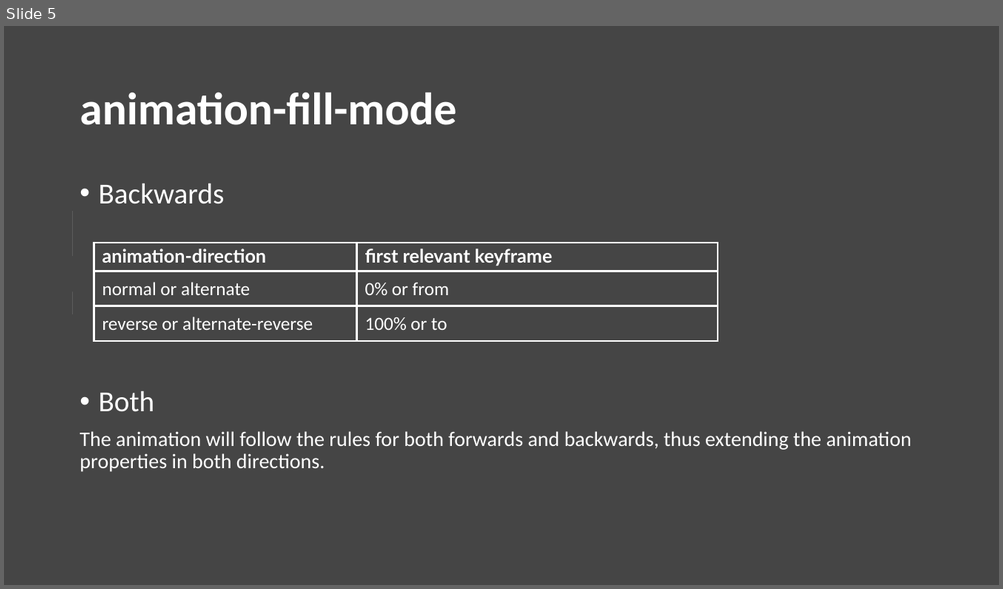
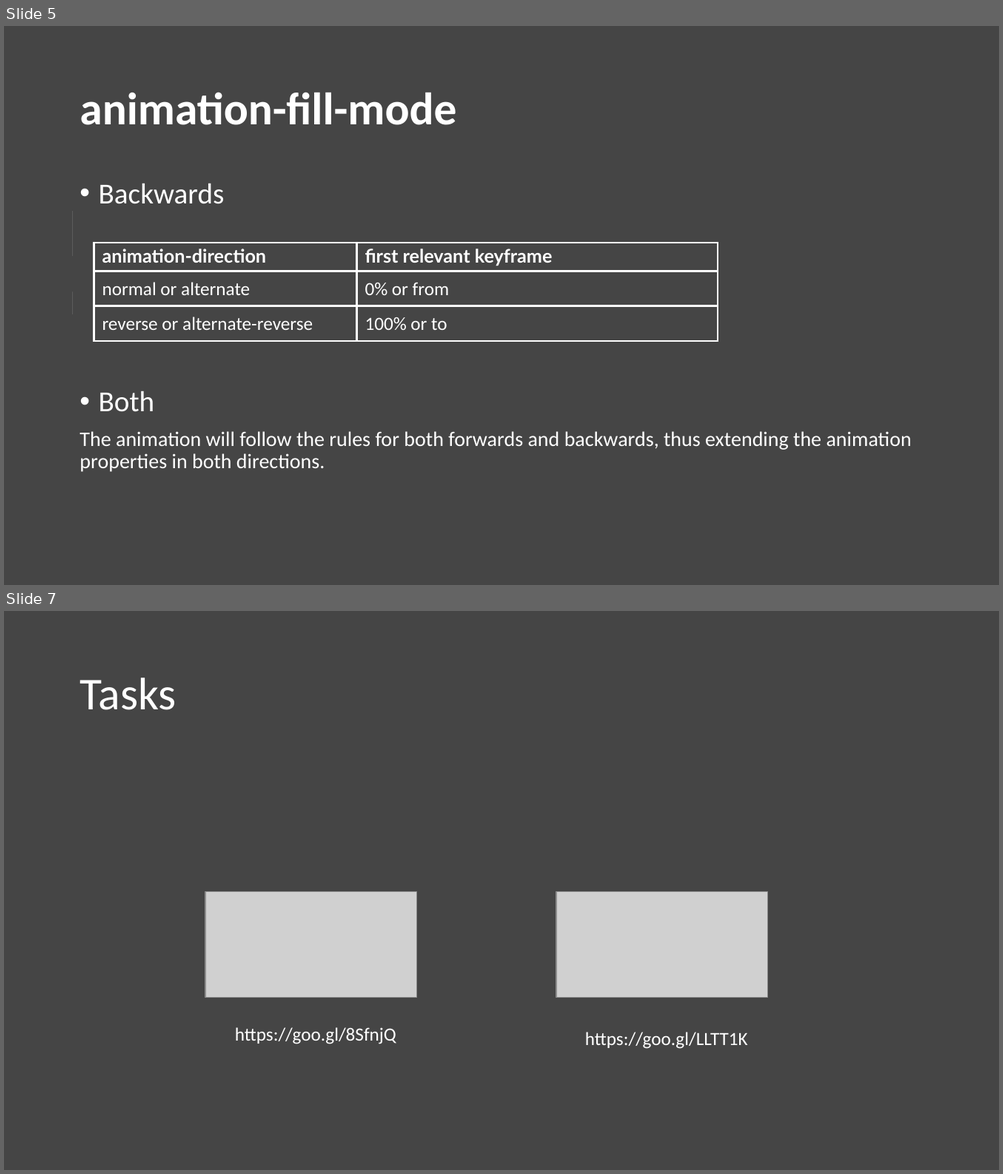
Before and after one commit to Abdelrahman3D/Baianat-training, a slide deck: session__04/advanced/session__04.pptx. Shown one above the other, each under a label of ours: slide 5 before the commit, slides 5 and 7 after it; the slides between them are not shown. The pictures are 1003x589 and 1003x1174 pixels, drawn with LibreOffice and Linux fonts; fonts in the diff are those of the drawing; grey boxes stand for pictures. Boxes give left, top, right and bottom in pixels: in the first picture for what was removed or moved away, otherwise in the second. Text is boxed around its words. In the diff, an @@ line names an element or a change of style, - is before the commit and + after.

```diff
--- a/session__04/advanced/session__04.pptx
+++ b/session__04/advanced/session__04.pptx
@@ slide 7 added at <box>4,611,999,1170</box>, background #454545 @@
@@ title added at <box>79,678,176,710</box>, 44 pt, text #FFFFFF @@
+Tasks
@@ picture added at <box>205,892,417,998</box> @@
@@ picture added at <box>556,892,767,998</box> @@
@@ text added at <box>235,1028,396,1045</box>, 18 pt, text #FFFFFF @@
+https://goo.gl/8SfnjQ
@@ text added at <box>585,1032,748,1049</box>, 18 pt, text #FFFFFF @@
+https://goo.gl/LLTT1K
```
Also in this commit, not shown: 1 slide changed, 1 other slide added, 1 slide removed, 1 other file.
